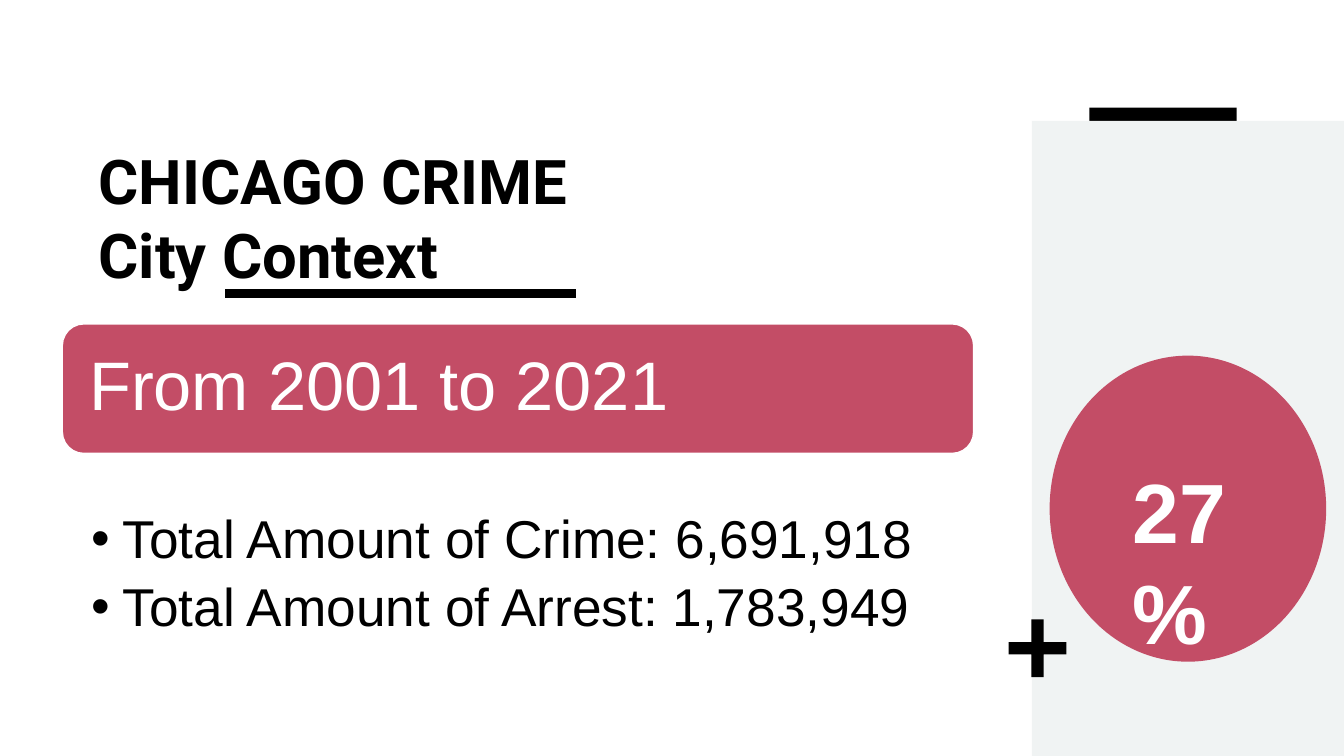
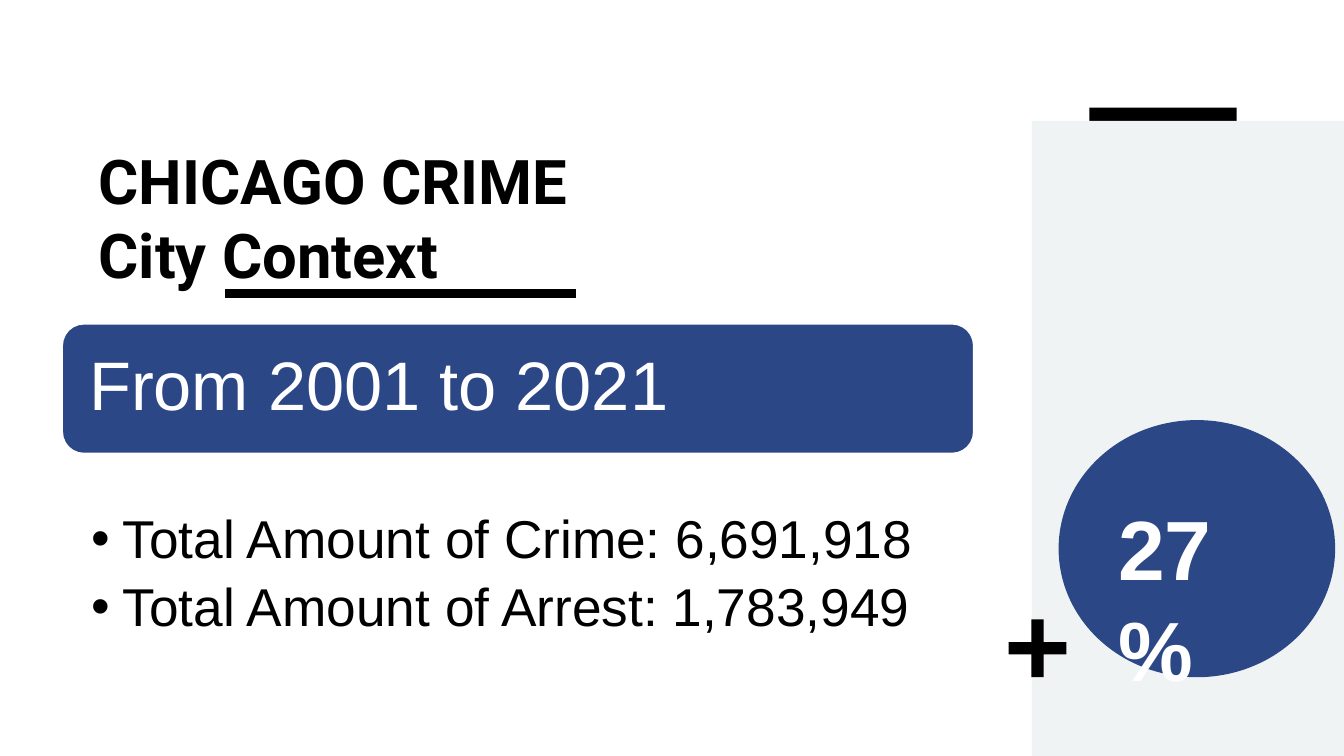
Before and after one commit to Karla-Flores/Arrests-Predictor, a slide deck: slide 3 of Group 2 - Arrest predictor.pptx. Drawn at 1344x756 pixels with LibreOffice and Linux fonts; fonts in the diff are those of the drawing. Boxes give left, top, right and bottom in pixels: in the first picture for what was removed or moved away, otherwise in the second. Text is boxed around its words. In the diff, an @@ line names an element or a change of style, - is before the commit and + after.

```diff
--- a/Group 2 - Arrest predictor.pptx
+++ b/Group 2 - Arrest predictor.pptx
@@ rounded rectangle at <box>63,324,974,454</box>: fill #C34D66 to #2C4685 @@
@@ ellipse at <box>1059,420,1335,678</box>: fill #C34D66 to #2C4685 @@
@@ ellipse: place and size @@
-ellipse at <box>1050,356,1326,662</box>
+ellipse at <box>1059,420,1335,678</box>
@@ text "27%": place and size @@
-text "27%" at <box>1132,484,1225,543</box>
+text "27%" at <box>1118,521,1211,580</box>
```
Also in this commit, not shown: 2 other slides changed, 1 slide added, 4 slides removed.
